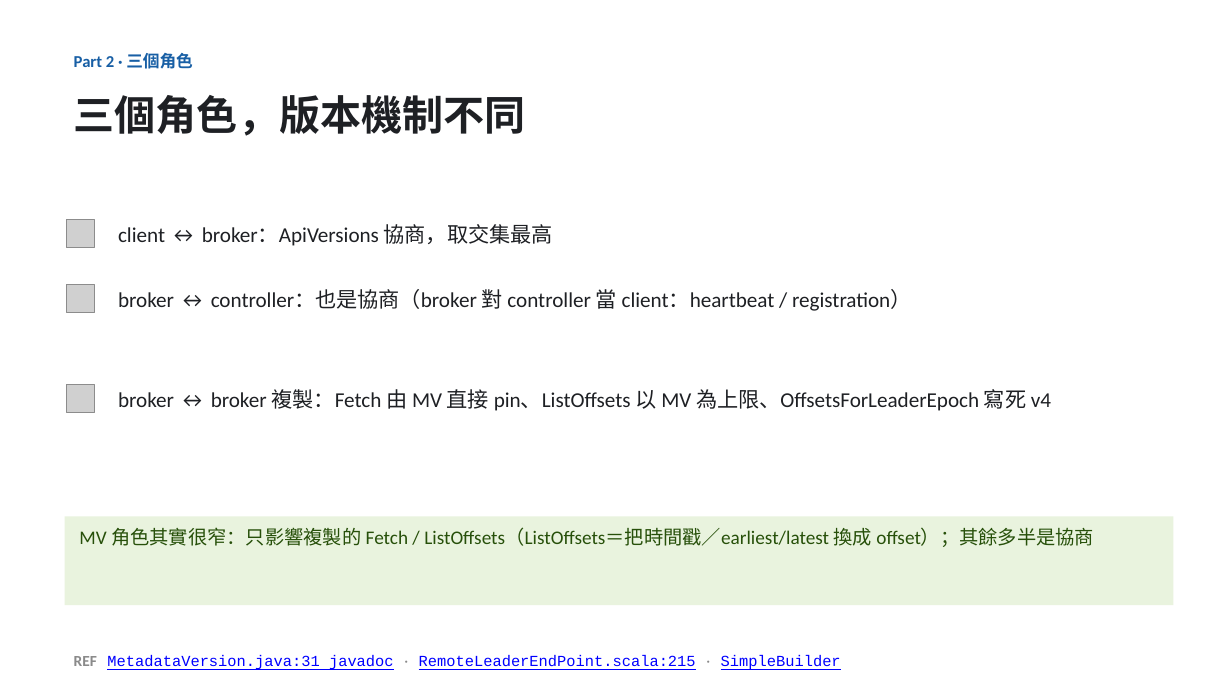
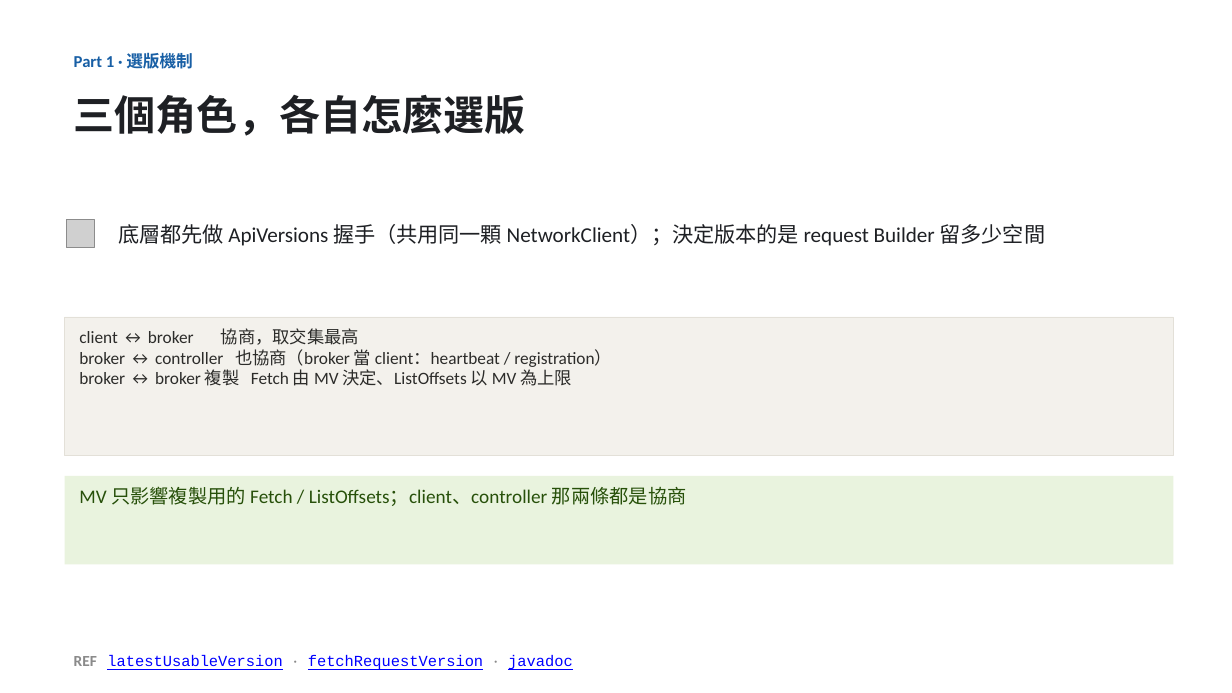
Before and after one commit to unknowntpo/kafka, a slide deck: slide 6 of study/version-control/kafka-version-negotiation.pptx (slide 9 before the commit). Drawn at 1232x693 pixels with LibreOffice and Linux fonts; fonts in the diff are those of the drawing; grey boxes stand for pictures. Boxes give left, top, right and bottom in pixels: in the first picture for what was removed or moved away, otherwise in the second. Text is boxed around its words. In the diff, an @@ line names an element or a change of style, - is before the commit and + after.

Commit message:
study(version-control): deck 重排為 2 段，開場先亮三種通訊角色地圖
- Part 1（版本怎麼選）：地圖(三角色) → 三層 scope → §2a Fetch 圖 → 選版機制；Part 2 失敗訊息
- 合併原 Part 1+2，controller 於開場地圖即登場，不再突兀；15 張
- talk-outline.md 同步為 2 段結構

```diff
--- a/study/version-control/kafka-version-negotiation.pptx
+++ b/study/version-control/kafka-version-negotiation.pptx
@@ text at bbox=[74, 50, 193, 72]: text changed @@
-Part 2 · 三個角色
+Part 1 · 選版機制
@@ text at bbox=[74, 95, 526, 136]: text changed @@
-三個角色，版本機制不同
+三個角色，各自怎麼選版
@@ text at bbox=[118, 224, 1046, 246]: text changed @@
-client ↔ broker：ApiVersions 協商，取交集最高
+底層都先做 ApiVersions 握手（共用同一顆 NetworkClient）；決定版本的是 request Builder 留多少空間
@@ picture removed at bbox=[67, 285, 94, 312] @@
@@ text removed at bbox=[118, 289, 911, 311] @@
-broker ↔ controller：也是協商（broker 對 controller 當 client：heartbeat / registration）
@@ rectangle added at bbox=[65, 317, 1174, 456], fill #F3F1EC, outline #E3E0D8 0.5 pt, 13.5 pt, text #2C2C2A @@
+client ↔ broker 協商，取交集最高
+broker ↔ controller 也協商（broker 當 client：heartbeat / registration）
+broker ↔ broker 複製 Fetch 由 MV 決定、ListOffsets 以 MV 為上限
@@ picture removed at bbox=[67, 384, 94, 412] @@
@@ text removed at bbox=[118, 389, 1051, 411] @@
-broker ↔ broker 複製：Fetch 由 MV 直接 pin、ListOffsets 以 MV 為上限、OffsetsForLeaderEpoch 寫死 v4
@@ rectangle "MV 只影響複製用的 Fetch / ListOffsets；client、controller ...": place and size @@
-rectangle "MV 只影響複製用的 Fetch / ListOffsets；client、controller ..." at bbox=[65, 517, 1174, 605]
+rectangle "MV 只影響複製用的 Fetch / ListOffsets；client、controller ..." at bbox=[65, 476, 1174, 565]
@@ text in rectangle at bbox=[79, 486, 687, 506]: text changed @@
-MV 角色其實很窄：只影響複製的 Fetch / ListOffsets（ListOffsets＝把時間戳／earliest/latest 換成 offset）；其餘多半是協商
+MV 只影響複製用的 Fetch / ListOffsets；client、controller 那兩條都是協商
@@ text at bbox=[74, 655, 573, 670]: text changed @@
-REF MetadataVersion.java:31 javadoc · RemoteLeaderEndPoint.scala:215 · SimpleBuilder
+REF latestUsableVersion · fetchRequestVersion · javadoc
```
Also in this commit, not shown: 6 other slides changed, 1 slide removed, 2 other files.
